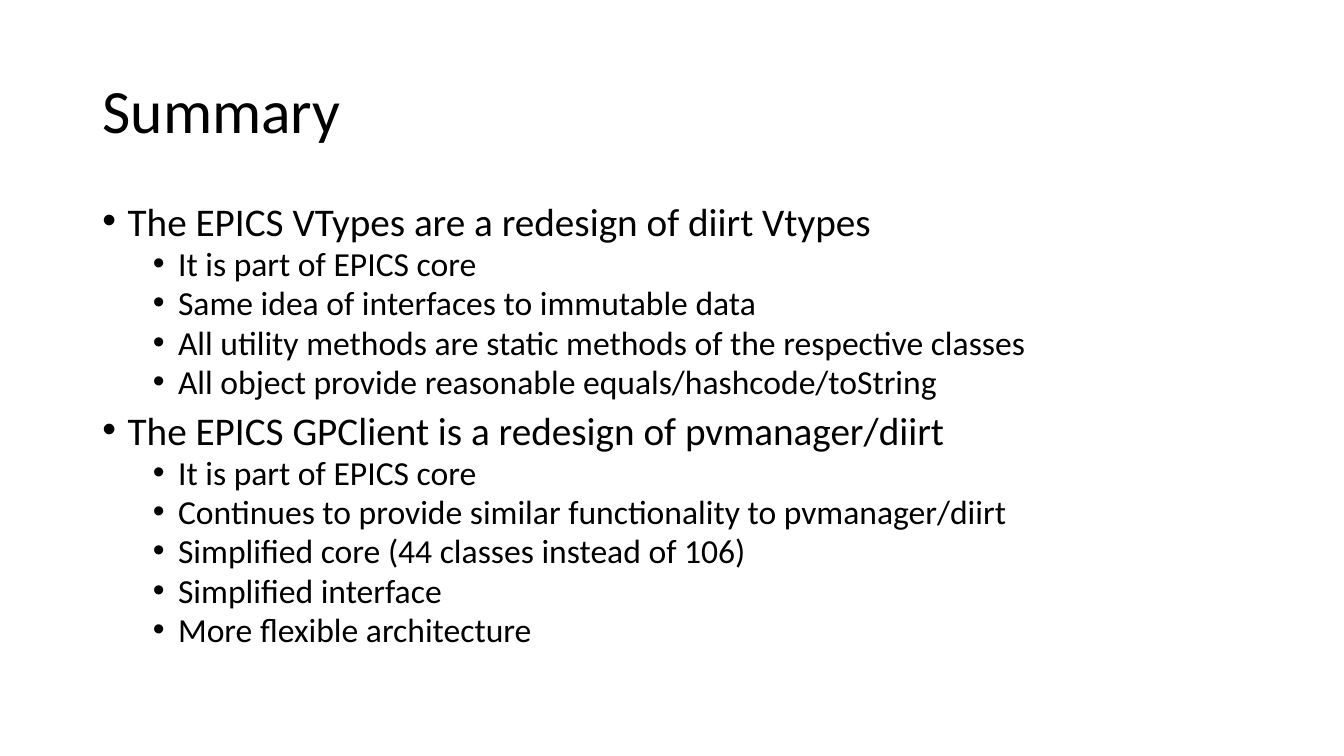
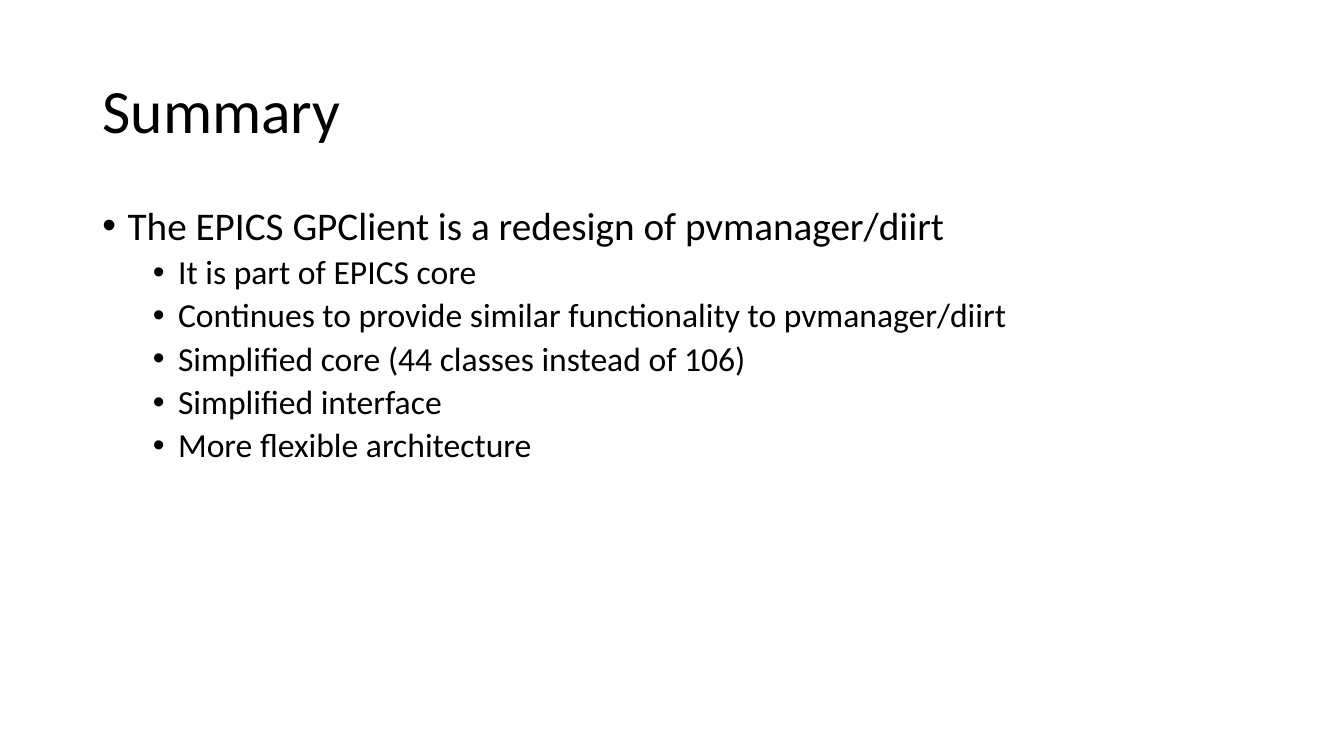
Before and after one commit to shroffk/epics-java-resources, a slide deck: slide 61 of EPICS-GPClient.pptx (slide 29 before the commit). Drawn at 1344x756 pixels with LibreOffice and Linux fonts; fonts in the diff are those of the drawing. Boxes give left, top, right and bottom in pixels: in the first picture for what was removed or moved away, otherwise in the second. Text is boxed around its words. In the diff, an @@ line names an element or a change of style, - is before the commit and + after.

Commit message:
Updated GPClient talk

```diff
--- a/EPICS-GPClient.pptx
+++ b/EPICS-GPClient.pptx
@@ text "The EPICS GPClient is a ..." at <box>128,212,1006,458</box>: line spacing 0.8 to 0.9 @@
@@ text at <box>128,208,1025,400</box>: paragraphs removed @@
-• The EPICS VTypes are a redesign of diirt Vtypes
-  • It is part of EPICS core
-  • Same idea of interfaces to immutable data
-  • All utility methods are static methods of the respective classes
-  • All object provide reasonable equals/hashcode/toString
```
Also in this commit, not shown: 1 other slide changed, 32 slides added.
